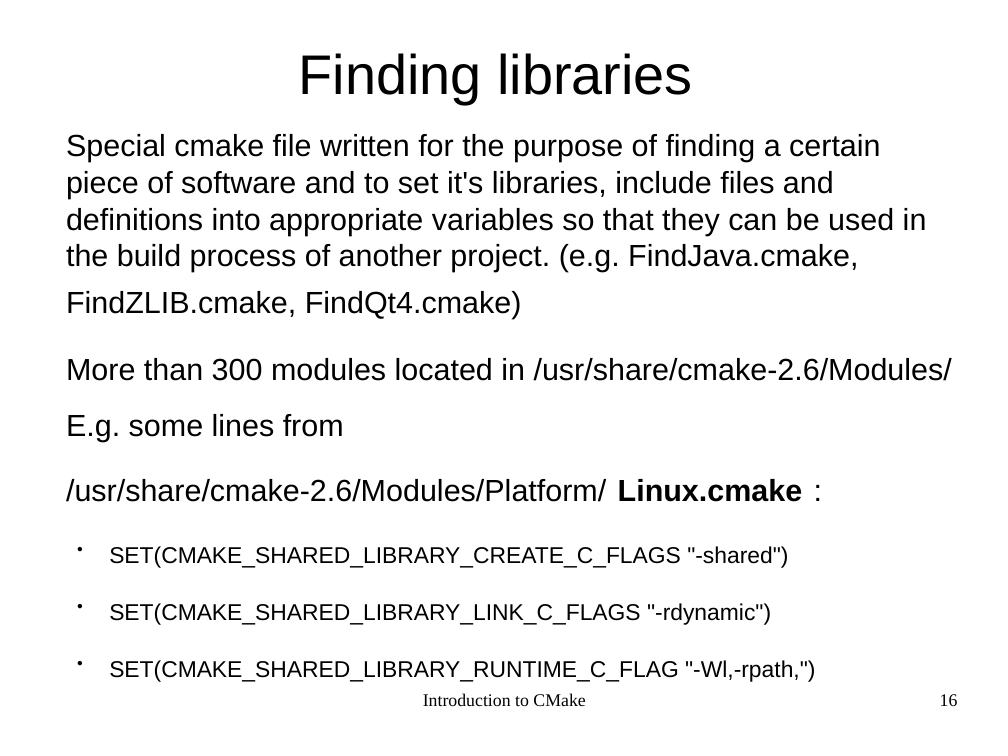
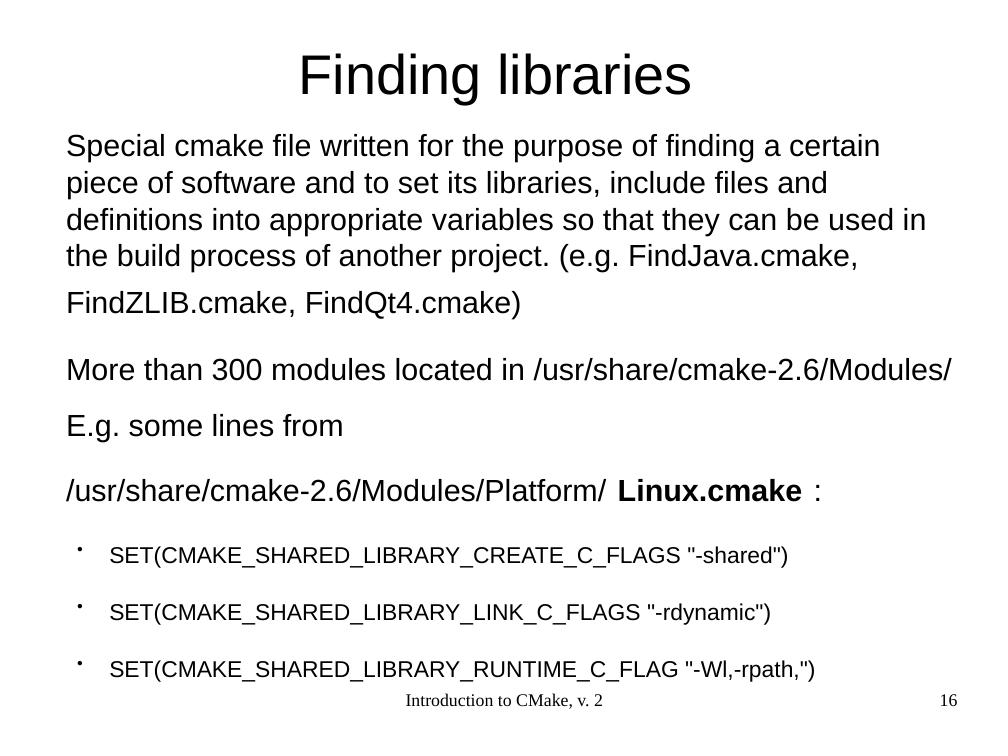
Before and after one commit to shlomif/shlomi-fish-homepage, a slide deck: slide 16 of t2/lecture/CMake/introduction_to_cmake-2.odp. Drawn at 1008x756 pixels with LibreOffice and Linux fonts; fonts in the diff are those of the drawing. Boxes give left, top, right and bottom in pixels: in the first picture for what was removed or moved away, otherwise in the second. Text is boxed around its words. In the diff, an @@ line names an element or a change of style, - is before the commit and + after.

```diff
--- a/t2/lecture/CMake/introduction_to_cmake-2.odp
+++ b/t2/lecture/CMake/introduction_to_cmake-2.odp
@@ text at box(66, 134, 927, 319): text changed @@
-Special cmake file written for the purpose of finding a certain piece of software and to set it's libraries, include files and definitions into appropriate variables so that they can be used in the build process of another project. (e.g. FindJava.cmake, FindZLIB.cmake, FindQt4.cmake)
+Special cmake file written for the purpose of finding a certain piece of software and to set its libraries, include files and definitions into appropriate variables so that they can be used in the build process of another project. (e.g. FindJava.cmake, FindZLIB.cmake, FindQt4.cmake)
@@ text at box(406, 693, 603, 709): text changed @@
-Introduction to CMake
+Introduction to CMake, v. 2
```
Also in this commit, not shown: 21 other slides changed, 1 slide added, 8 slides removed, 2 other files.
